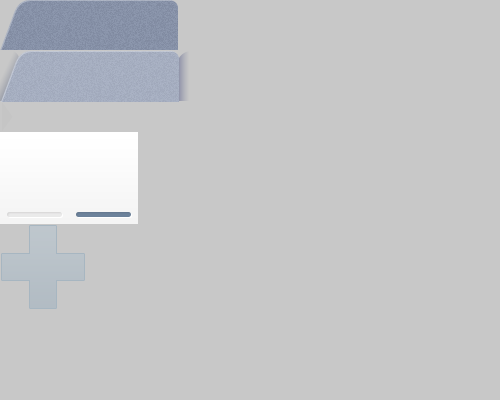
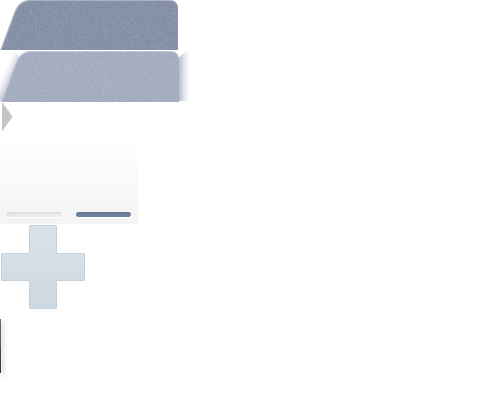
Comparing the layer stacks of the two 500 x 400 images. Changes:
added layer "图层 140" above "图层 99 副本 6" over bbox(0, 318, 7, 380)
hid "图层 137" over bbox(0, 0, 500, 400)
